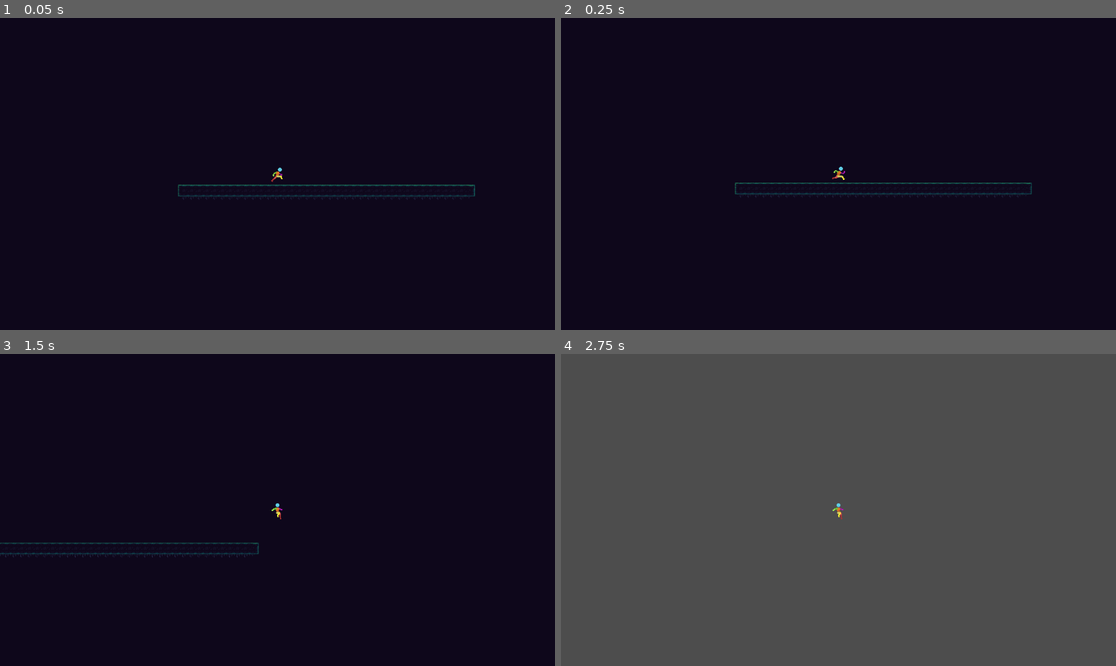
Above: before the commit, frames 1-4 (two rows, left to right).
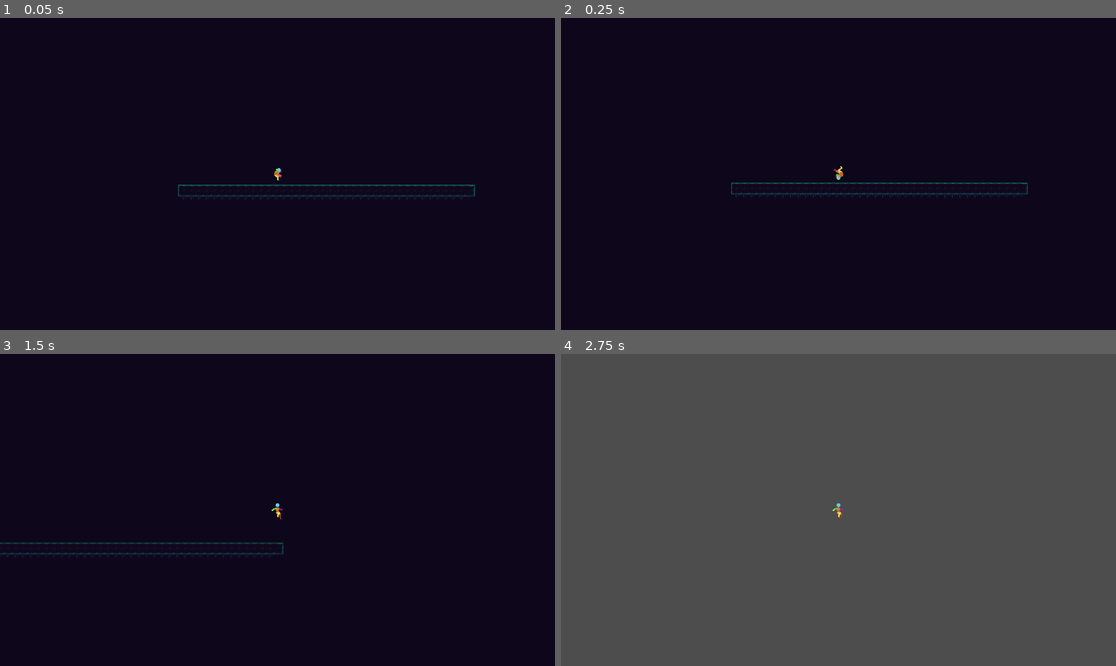
Above: after the commit, the same moments.

Repository: Dacosa/pre-alpha
Game: Godot game, scene res://Scenes/main.tscn
Two runs of this game, one before a commit and one after it. Both use one fixed random seed, a clock stepped at 60 frames per second and the inputs below.
Inputs:
- Up to frame 1 (0.05 s): no input
- Up to frame 2 (0.25 s): no input
- Up to frame 3 (1.5 s): hold D (move_right) from 0.53 s (still down); tap Shift (air_spin) at 0.6 s; tap Space (jump) at 0.77 s; tap A (any) at 1.35 s
- Up to frame 4 (2.75 s): tap Space (jump) at 1.52 s; release D (move_right) at 2.03 s; hold S (move_down) from 2.03 s (still down); tap Shift (air_spin) at 2.1 s

The runs differ from the first frame. In frame 1, less than 0.1% of the frame differs, in the area x 48-51%, y 47-53%; in frame 2, 0.3%, in the area x 30-85%, y 47-58%; in frame 3, 0.1%; in frame 4, nothing differs.

Commit message:
working on crounching

Diff:
--- a/Scenes/player.tscn
+++ b/Scenes/player.tscn
@@ -534,8 +534,130 @@
 "values": [2]
 }
 
+[sub_resource type="Animation" id="Animation_y60vk"]
+resource_name = "CROUCH"
+length = 0.3
+tracks/0/type = "value"
+tracks/0/imported = false
+tracks/0/enabled = true
+tracks/0/path = NodePath("Pivot/Sprite2D:texture")
+tracks/0/interp = 1
+tracks/0/loop_wrap = true
+tracks/0/keys = {
+"times": PackedFloat32Array(0),
+"transitions": PackedFloat32Array(1),
+"update": 1,
+"values": [ExtResource("5_ipaka")]
+}
+tracks/1/type = "value"
+tracks/1/imported = false
+tracks/1/enabled = true
+tracks/1/path = NodePath("Pivot/Sprite2D:hframes")
+tracks/1/interp = 1
+tracks/1/loop_wrap = true
+tracks/1/keys = {
+"times": PackedFloat32Array(0),
+"transitions": PackedFloat32Array(1),
+"update": 1,
+"values": [9]
+}
+tracks/2/type = "value"
+tracks/2/imported = false
+tracks/2/enabled = true
+tracks/2/path = NodePath("Pivot/Sprite2D:frame")
+tracks/2/interp = 1
+tracks/2/loop_wrap = true
+tracks/2/keys = {
+"times": PackedFloat32Array(0, 0.1, 0.2),
+"transitions": PackedFloat32Array(1, 1, 1),
+"update": 1,
+"values": [6, 2, 0]
+}
+
+[sub_resource type="Animation" id="Animation_n82e1"]
+resource_name = "STAND"
+length = 0.3
+tracks/0/type = "value"
+tracks/0/imported = false
+tracks/0/enabled = true
+tracks/0/path = NodePath("Pivot/Sprite2D:texture")
+tracks/0/interp = 1
+tracks/0/loop_wrap = true
+tracks/0/keys = {
+"times": PackedFloat32Array(0),
+"transitions": PackedFloat32Array(1),
+"update": 1,
+"values": [ExtResource("5_ipaka")]
+}
+tracks/1/type = "value"
+tracks/1/imported = false
+tracks/1/enabled = true
+tracks/1/path = NodePath("Pivot/Sprite2D:hframes")
+tracks/1/interp = 1
+tracks/1/loop_wrap = true
+tracks/1/keys = {
+"times": PackedFloat32Array(0),
+"transitions": PackedFloat32Array(1),
+"update": 1,
+"values": [9]
+}
+tracks/2/type = "value"
+tracks/2/imported = false
+tracks/2/enabled = true
+tracks/2/path = NodePath("Pivot/Sprite2D:frame")
+tracks/2/interp = 1
+tracks/2/loop_wrap = true
+tracks/2/keys = {
+"times": PackedFloat32Array(0, 0.1, 0.2),
+"transitions": PackedFloat32Array(1, 1, 1),
+"update": 1,
+"values": [0, 2, 6]
+}
+
+[sub_resource type="Animation" id="Animation_te7gd"]
+resource_name = "CROUCHING"
+length = 0.1
+tracks/0/type = "value"
+tracks/0/imported = false
+tracks/0/enabled = true
+tracks/0/path = NodePath("Pivot/Sprite2D:texture")
+tracks/0/interp = 1
+tracks/0/loop_wrap = true
+tracks/0/keys = {
+"times": PackedFloat32Array(0),
+"transitions": PackedFloat32Array(1),
+"update": 1,
+"values": [ExtResource("5_ipaka")]
+}
+tracks/1/type = "value"
+tracks/1/imported = false
+tracks/1/enabled = true
+tracks/1/path = NodePath("Pivot/Sprite2D:hframes")
+tracks/1/interp = 1
+tracks/1/loop_wrap = true
+tracks/1/keys = {
+"times": PackedFloat32Array(0),
+"transitions": PackedFloat32Array(1),
+"update": 1,
+"values": [9]
+}
+tracks/2/type = "value"
+tracks/2/imported = false
+tracks/2/enabled = true
+tracks/2/path = NodePath("Pivot/Sprite2D:frame")
+tracks/2/interp = 1
+tracks/2/loop_wrap = true
+tracks/2/keys = {
+"times": PackedFloat32Array(0),
+"transitions": PackedFloat32Array(1),
+"update": 1,
+"values": [0]
+}
+
 [sub_resource type="AnimationLibrary" id="AnimationLibrary_2b48c"]
 _data = {
+"CROUCH": SubResource("Animation_y60vk"),
+"CROUCHING": SubResource("Animation_te7gd"),
 "DASH": SubResource("Animation_77nwn"),
 "DASH(test)": SubResource("Animation_airu0"),
 "FALL": SubResource("Animation_ww8ee"),
@@ -548,8 +670,15 @@
 "MAX_HEIGHT": SubResource("Animation_o4xbs"),
 "RESET": SubResource("Animation_cfytn"),
 "RUN": SubResource("Animation_p4n16"),
+"STAND": SubResource("Animation_n82e1"),
 "TURN": SubResource("Animation_1atjm")
 }
+
+[sub_resource type="AnimationNodeAnimation" id="AnimationNodeAnimation_5bjhq"]
+animation = &"CROUCH"
+
+[sub_resource type="AnimationNodeAnimation" id="AnimationNodeAnimation_7ruwu"]
+animation = &"CROUCHING"
 
 [sub_resource type="AnimationNodeAnimation" id="AnimationNodeAnimation_s6x75"]
 animation = &"DASH"
@@ -578,6 +707,9 @@
 [sub_resource type="AnimationNodeAnimation" id="AnimationNodeAnimation_iogis"]
 animation = &"RUN"
 
+[sub_resource type="AnimationNodeAnimation" id="AnimationNodeAnimation_elk1g"]
+animation = &"STAND"
+
 [sub_resource type="AnimationNodeAnimation" id="AnimationNodeAnimation_p1qd2"]
 animation = &"TURN"
 
@@ -622,31 +754,49 @@
 
 [sub_resource type="AnimationNodeStateMachineTransition" id="AnimationNodeStateMachineTransition_tyji5"]
 
+[sub_resource type="AnimationNodeStateMachineTransition" id="AnimationNodeStateMachineTransition_843bt"]
+
+[sub_resource type="AnimationNodeStateMachineTransition" id="AnimationNodeStateMachineTransition_ioj1w"]
+switch_mode = 2
+
+[sub_resource type="AnimationNodeStateMachineTransition" id="AnimationNodeStateMachineTransition_oplr4"]
+
+[sub_resource type="AnimationNodeStateMachineTransition" id="AnimationNodeStateMachineTransition_ohl54"]
+switch_mode = 2
+
+[sub_resource type="AnimationNodeStateMachineTransition" id="AnimationNodeStateMachineTransition_37s5k"]
+
 [sub_resource type="AnimationNodeStateMachine" id="AnimationNodeStateMachine_130hc"]
+states/CROUCH/node = SubResource("AnimationNodeAnimation_5bjhq")
+states/CROUCH/position = Vector2(32, -130)
+states/CROUCHING/node = SubResource("AnimationNodeAnimation_7ruwu")
+states/CROUCHING/position = Vector2(60, -252)
 states/DASH/node = SubResource("AnimationNodeAnimation_s6x75")
-states/DASH/position = Vector2(385, 136)
+states/DASH/position = Vector2(144, -104)
 states/End/position = Vector2(1015, 45)
 states/FALL/node = SubResource("AnimationNodeAnimation_ri7bm")
 states/FALL/position = Vector2(782, -206)
 states/IDLE/node = SubResource("AnimationNodeAnimation_tq05f")
-states/IDLE/position = Vector2(275, 45)
+states/IDLE/position = Vector2(97, 66)
 states/JUMP/node = SubResource("AnimationNodeAnimation_yhjof")
-states/JUMP/position = Vector2(201, -181)
+states/JUMP/position = Vector2(463, -168)
 states/LAND_BEGIN/node = SubResource("AnimationNodeAnimation_22l0j")
 states/LAND_BEGIN/position = Vector2(710, -28)
 states/LAND_END/node = SubResource("AnimationNodeAnimation_wiavh")
 states/LAND_END/position = Vector2(710, 66)
 states/LAND_SPIN/node = SubResource("AnimationNodeAnimation_35r6v")
-states/LAND_SPIN/position = Vector2(366, -38)
+states/LAND_SPIN/position = Vector2(367, -38)
 states/MAX_HEIGHT/node = SubResource("AnimationNodeAnimation_3mwxg")
-states/MAX_HEIGHT/position = Vector2(494, -216)
+states/MAX_HEIGHT/position = Vector2(632, -206)
 states/RUN/node = SubResource("AnimationNodeAnimation_iogis")
 states/RUN/position = Vector2(559, 13)
-states/Start/position = Vector2(134, 45)
+states/STAND/node = SubResource("AnimationNodeAnimation_elk1g")
+states/STAND/position = Vector2(-87, -127)
+states/Start/position = Vector2(-150, 45)
 states/TURN/node = SubResource("AnimationNodeAnimation_p1qd2")
-states/TURN/position = Vector2(520, 185)
-transitions = ["Start", "IDLE", SubResource("AnimationNodeSt …(1205 unchanged characters)… mationNodeStateMachineTransition_tyji5")]
-graph_offset = Vector2(-112, -242)
+states/TURN/position = Vector2(155, -182)
+transitions = ["Start", "IDLE", SubResource("AnimationNodeSt …(1205 unchanged characters)… mationNodeStateMachineTransition_tyji5"), "IDLE", "CROUCH", SubResource("AnimationNodeStateMachineTransition_843bt"), "CROUCH", "CROUCHING", SubResource("AnimationNodeStateMachineTransition_ioj1w"), "CROUCHING", "STAND", SubResource("AnimationNodeStateMachineTransition_oplr4"), "STAND", "IDLE", SubResource("AnimationNodeStateMachineTransition_ohl54"), "CROUCHING", "JUMP", SubResource("AnimationNodeStateMachineTransition_37s5k")]
+graph_offset = Vector2(-315, -281)
 
 [sub_resource type="AnimationNodeStateMachinePlayback" id="AnimationNodeStateMachinePlayback_peu0t"]
 
Not shown: 1 places in Scenes/player.tscn that only renumber resources
